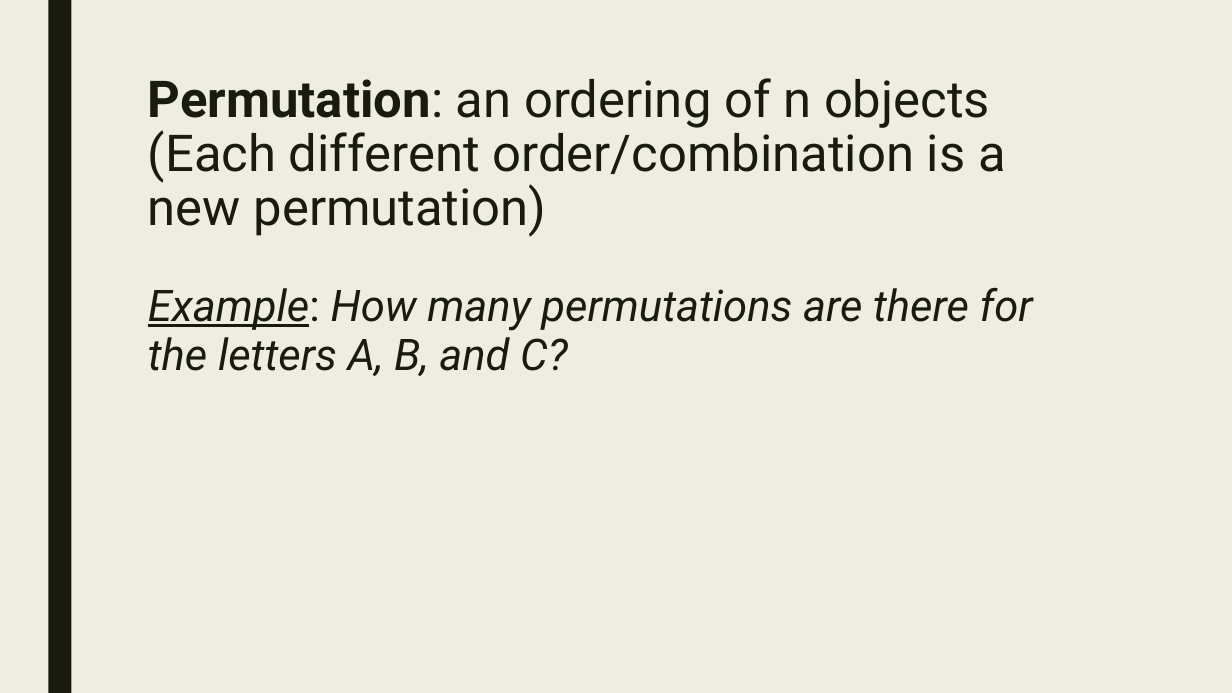
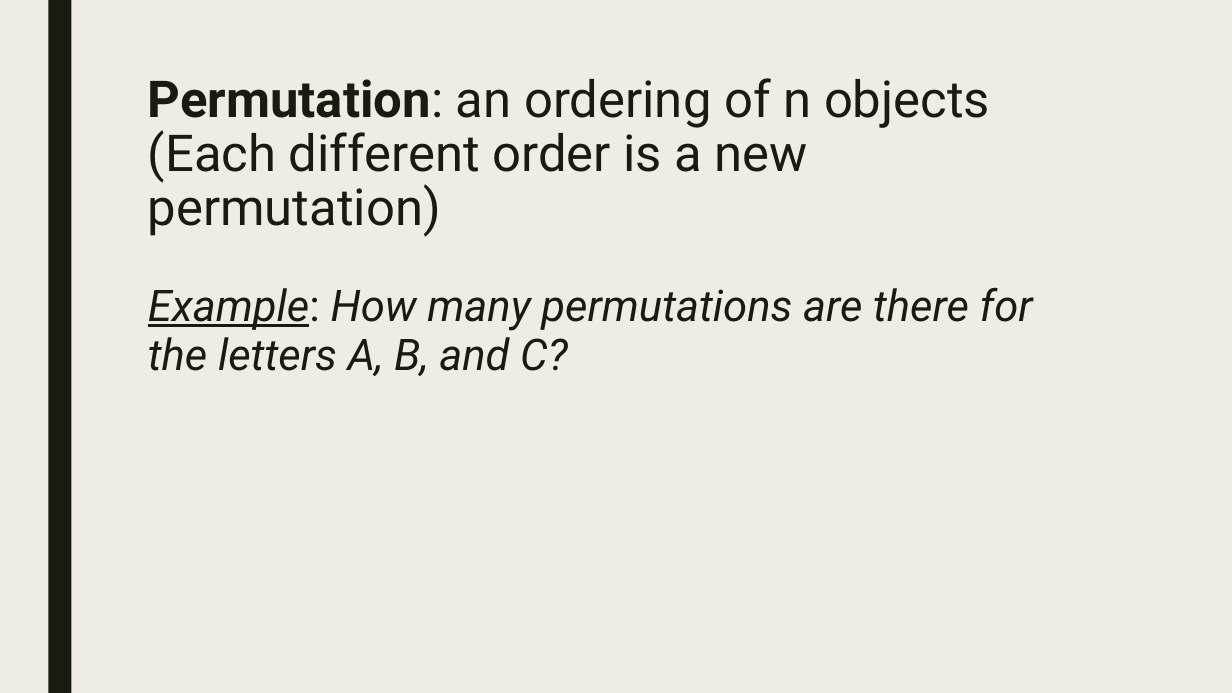
Before and after one commit to codecuddy/algebra_3-4, a slide deck: slide 12 of _PowerPoints/2nd Semester/Unit 6 Probability and Stats/Algebra4_Day_053 11.1 Permutation and Combination.pptx. Drawn at 1232x693 pixels with LibreOffice and Linux fonts; fonts in the diff are those of the drawing. Boxes give left, top, right and bottom in pixels: in the first picture for what was removed or moved away, otherwise in the second. Text is boxed around its words. In the diff, an @@ line names an element or a change of style, - is before the commit and + after.

```diff
--- a/_PowerPoints/2nd Semester/Unit 6 Probability and Stats/Algebra4_Day_053 11.1 Permutation and Combination.pptx
+++ b/_PowerPoints/2nd Semester/Unit 6 Probability and Stats/Algebra4_Day_053 11.1 Permutation and Combination.pptx
@@ title at <box>148,78,990,237</box>: text changed @@
-Permutation: an ordering of n objects
-(Each different order/combination is a new permutation)
+Permutation: an ordering of n objects
+(Each different order is a new permutation)
```
Also in this commit, not shown: 3 other slides changed, 1 slide added, 1 other file.
